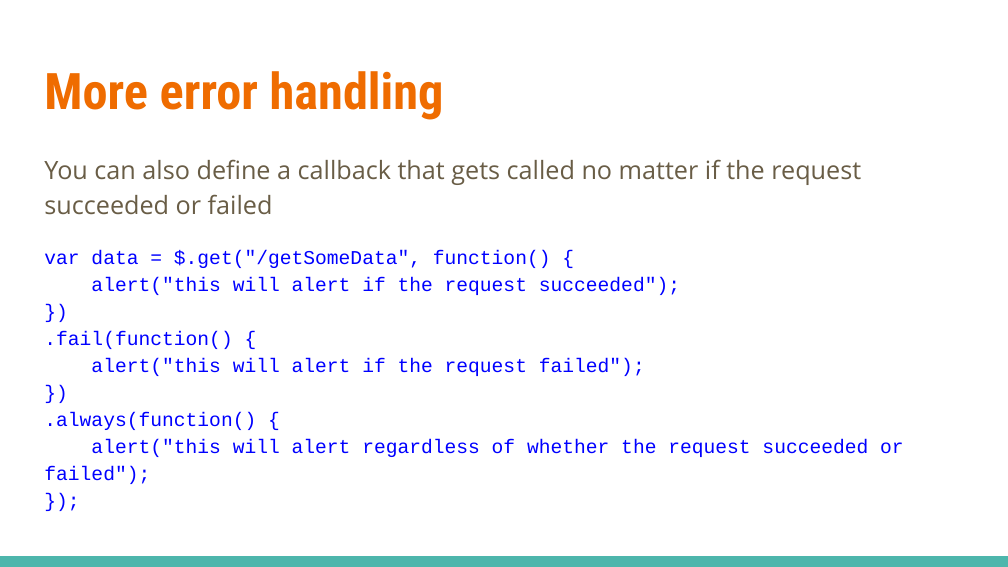
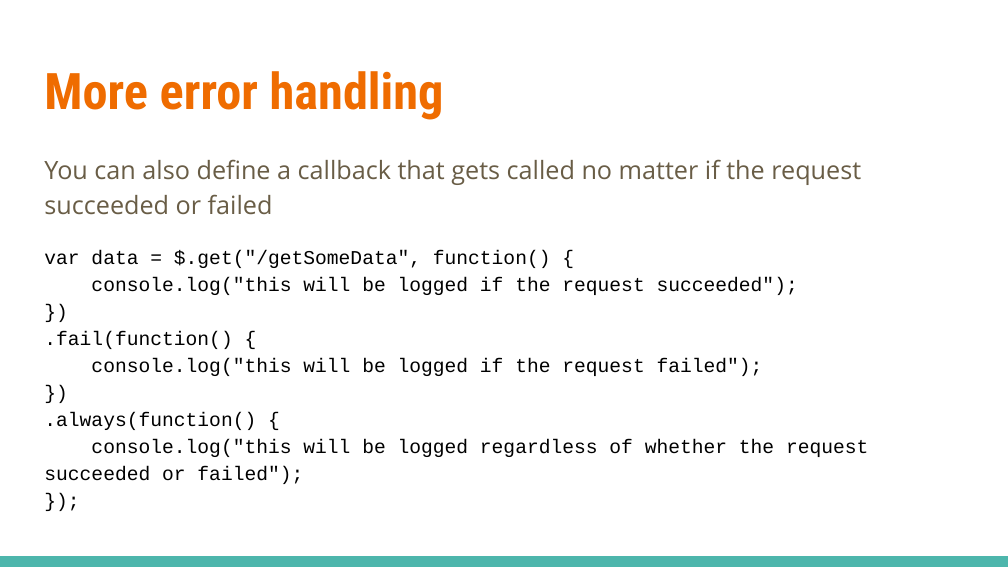
Before and after one commit to linkedin/high-school-trainee, a slide deck: slide 12 of Week_2/Lectures/2.4_JavaScript_jQuery_and_AJAX.pptx (slide 11 before the commit). Drawn at 1008x567 pixels with LibreOffice and Linux fonts; fonts in the diff are those of the drawing. Boxes give left, top, right and bottom in pixels: in the first picture for what was removed or moved away, otherwise in the second. Text is boxed around its words. In the diff, an @@ line names an element or a change of style, - is before the commit and + after.

```diff
--- a/Week_2/Lectures/2.4_JavaScript_jQuery_and_AJAX.pptx
+++ b/Week_2/Lectures/2.4_JavaScript_jQuery_and_AJAX.pptx
@@ text at (44,250,868,484): text changed; text colour #0000FF to #000000 @@
-var data = $.get("/getSomeData", function() {
-alert("this will alert if the request succeeded");
-})
-.fail(function() {
-alert("this will alert if the request failed");
-})
-.always(function() {
-alert("this will alert regardless of whether the request succeeded or failed");
-});
+var data = $.get("/getSomeData", function() {
+console.log("this will be logged if the request succeeded");
+})
+.fail(function() {
+console.log("this will be logged if the request failed");
+})
+.always(function() {
+console.log("this will be logged regardless of whether the request succeeded or failed");
+});
```
Also in this commit, not shown: 9 other slides changed, 1 slide added, 16 other files.
